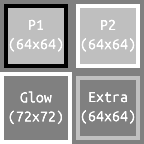
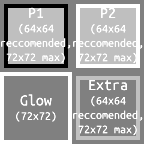
Layers edited between the first and the second 144 × 144 image:
renamed "Extra (64x64)" to "Extra (64x64 reccomended, 72x72", painted on it over [73, 80, 143, 136]
renamed "P2 (64x64)" to "P2 (64x64 reccomended, 72x72 max", painted on it over [73, 8, 143, 64]
renamed "P1 (64x64)" to "P1 (64x64 reccomended, 72x72 max", painted on it over [1, 7, 71, 63]
painted on "Glow (72x72)" over [9, 91, 62, 125]
